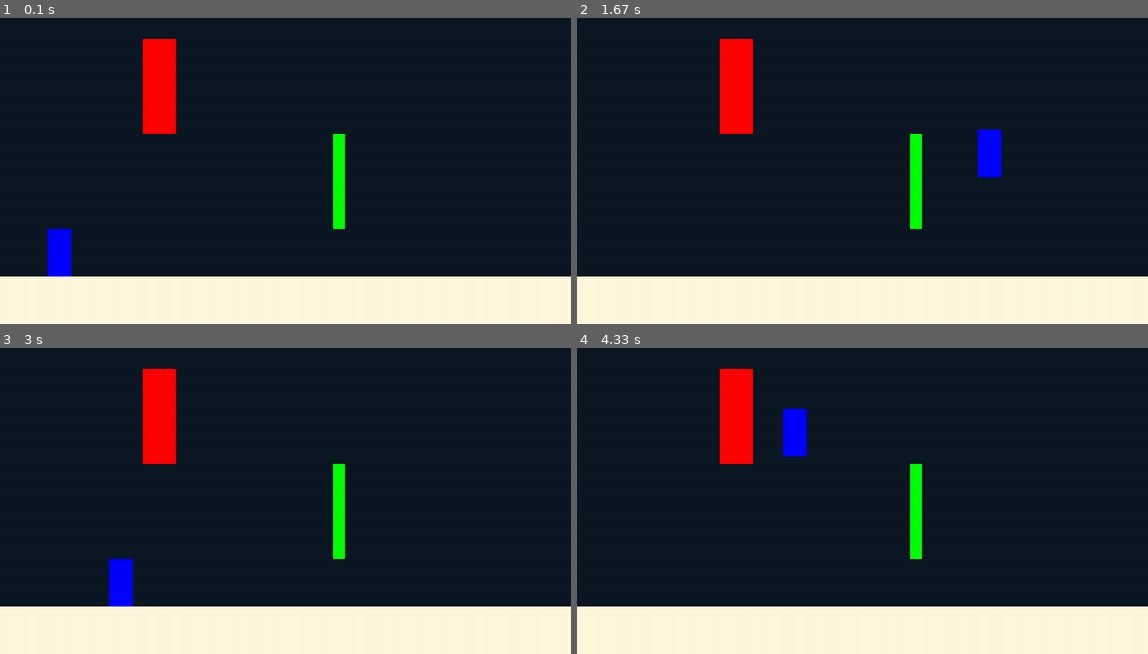
Above: before the commit, frames 1-4 (two rows, left to right).
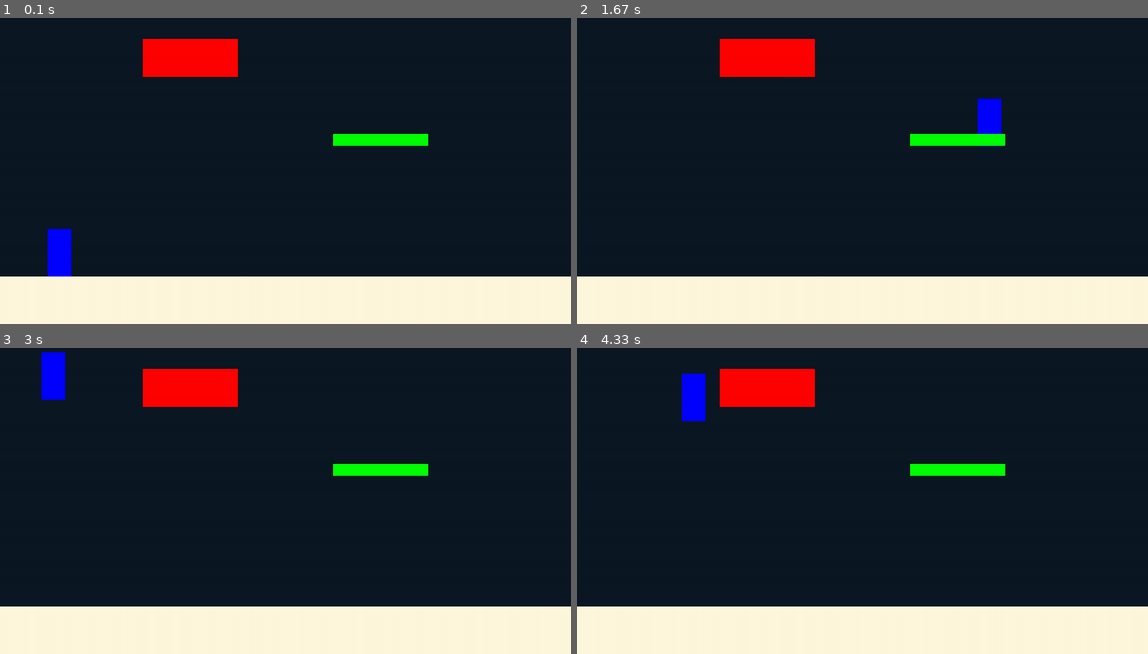
Above: after the commit, the same moments.

Repository: PANKRAV/Pygame-fun
Game: pygame game, started from scripts/main.py
The game is run twice, just before and just after one commit, with the same random seed, the same clock (stepped at 60 frames per second) and the same inputs.
Inputs:
- Up to frame 1 (0.1 s): no input
- Up to frame 2 (1.67 s): hold Right 0.33-0.8 s; hold Up 0.83-1.13 s; tap Space at 0.9, 1.23, 1.53 s; hold Right 1.17-1.63 s
- Up to frame 3 (3 s): hold Left 1.67-2.2 s; tap Space at 1.73, 2.03, 2.3, 2.6, 2.73 s; hold Left 2.23-2.63 s; hold Up from 2.67 s (still down)
- Up to frame 4 (4.33 s): release Up at 3.03 s; hold Right 3.07-3.7 s; tap Space at 3.13, 3.43, 3.8, 4.1, 4.3 s; hold Left 3.73-4.2 s; hold Right from 4.23 s (still down)

The runs differ from the first frame. In frame 1, 3.6% of the frame differs, in the area x 25-75%, y 6-69%; in frame 2, 4.5%; in frame 3, 4.9%, in the area x 7-75%, y 1-85%; in frame 4, 4.9%.

Commit message:
the platform system works with no bugs and I think solid platforms could work as walls too~

Diff:
--- a/scripts/main.py
+++ b/scripts/main.py
@@ -32,8 +32,8 @@
 
 
 player = sprites.Player(100, 1000 - v.ground_height - sprites.Player.height)
-platform1 = t.Platform(300, 400, 70, 200, v.RED, 0.6, True)
-platform2 = t.Platform(700, 600, 25, 200, v.GREEN, 0.6)
+platform1 = t.Platform(300, 400, 200, 80, v.RED, 0.6, True)
+platform2 = t.Platform(700, 600, 200, 25, v.GREEN, 0.6)
 #enemies
 
 
--- a/scripts/sprites.py
+++ b/scripts/sprites.py
@@ -244,7 +244,7 @@
 
             if self.uy >= 0 :
 
-                y = self.y + self.height >= plat.y -20  and self.y + self.height <= plat.y + 20
+                y = self.y + self.height >= plat.y  and self.y + self.height <= plat.y + 5
                 x = self.x + self.width >= plat.x and self.x <= plat.x + plat.width
 
                 if x and y :
